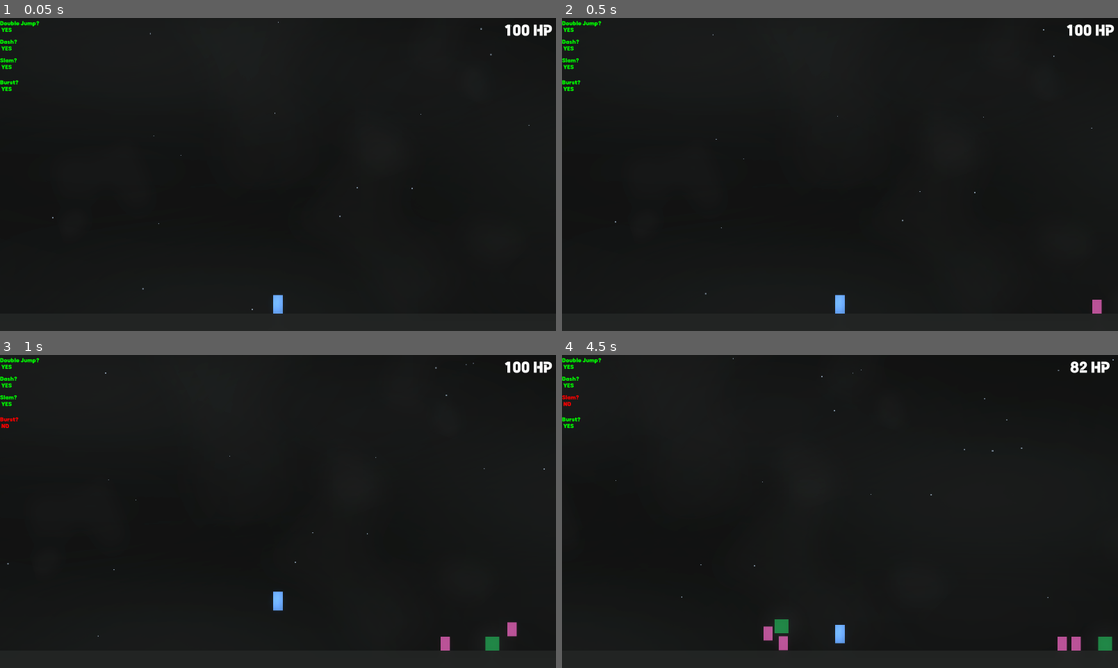
Above: before the commit, frames 1-4 (two rows, left to right).
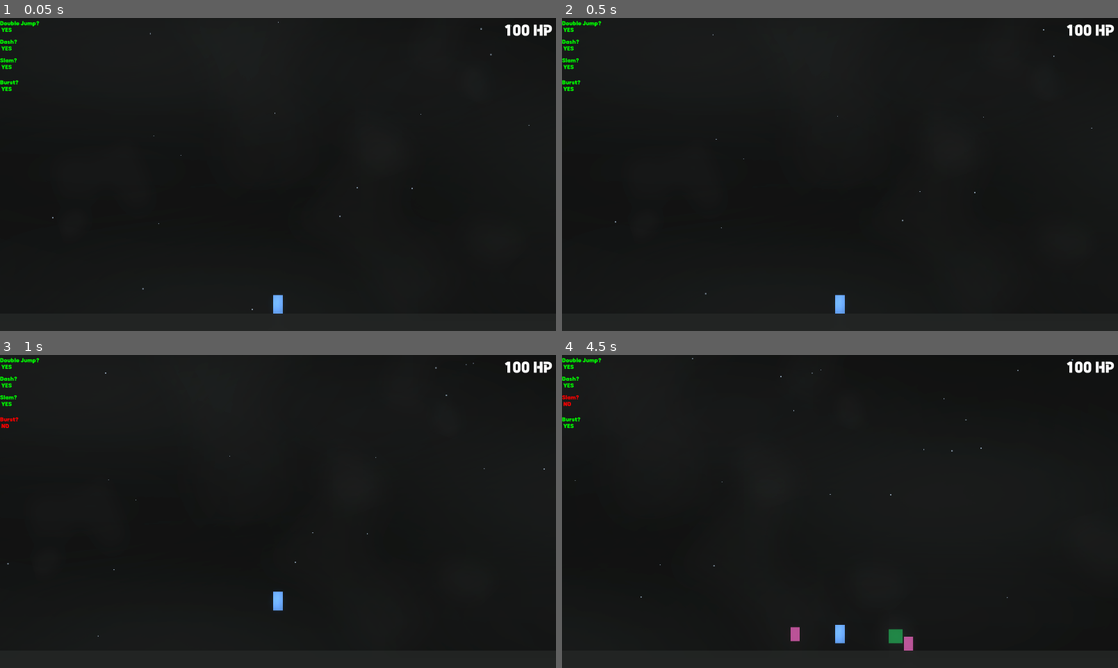
Above: after the commit, the same moments.

Repository: HeroHunterIguess/untitled-wip-game
Game: Godot game, scene res://scenes/worlds/main_world.tscn
The game is run twice, just before and just after one commit, with the same random seed, the same clock (stepped at 60 frames per second) and the same inputs. The engine's default icon, where the game draws it, is replaced by a stand-in: a white triangle on a blue panel in a dark square.
Inputs (mouse positions are in pixels of both pictures, inside the frame that each line leads up to):
- Up to frame 1 (0.05 s): no input
- Up to frame 2 (0.5 s): no input
- Up to frame 3 (1 s): move the mouse to (400, 495) at 0.52 s; hold D (right) from 0.53 s (still down); tap Q (burst) at 0.6 s; tap Space (double jump) at 0.77 s
- Up to frame 4 (4.5 s): move the mouse to (728, 527) at 1.27 s; tap E (air_freeze) at 1.35 s; tap Space (double jump) at 1.52, 3.02, 3.77 s; tap Q (burst) at 1.55, 2.1, 3.05, 3.8 s; move the mouse to (895, 442) at 2.02 s; release D (right) at 2.03 s; hold A (left) 2.03-2.78 s; move the mouse to (812, 574) at 2.77 s; hold D (right) 2.78-4.28 s; tap Shift (dash) at 2.85 s; move the mouse to (1006, 558) at 3.52 s; right-click (1006, 558) at 3.6 s; move the mouse to (673, 464) at 4.27 s; hold A (left) from 4.28 s (still down); tap F (ground_slam) at 4.35 s

Frame 1 is identical in both runs. In frame 2, less than 0.1% of the frame differs, in the area x 95-98%, y 90-95%; in frame 3, 0.3%; in frame 4, 1.1%, in the area x 2-100%, y 0-95%.

Commit message:
fix camera movement & enemy spawning

Diff:
--- a/scripts/game/burst_enemy.gd
+++ b/scripts/game/burst_enemy.gd
@@ -55,10 +55,11 @@
 
 # spawn in burst attack if player is near
 func _on_burst_range_area_entered(area: Area2D) -> void:
-	if burst_timer <= 0 && area.get_parent().is_in_group("player") && not data.slamming:
+	if burst_timer <= 0 && area.get_parent().is_in_group("player") && !data.slamming && health > 0:
 		burst_timer = BURST_COOLDOWN
 
 		var burst = burst_preload.instantiate()
-		add_child(burst)
+
+		call_deferred("add_child", burst)
 
 		burst.global_position = self.global_position
--- a/scripts/game/game_control.gd
+++ b/scripts/game/game_control.gd
@@ -10,7 +10,7 @@
 
 
 func set_location(object):
-	var screen_width = get_viewport().size.x
+	var screen_width = get_viewport_rect().size.x
 	var left_location = $Camera2D.global_position.x - (screen_width - 250)
 	var right_location = $Camera2D.global_position.x + (screen_width + 250)
 
--- a/scripts/game/player.gd
+++ b/scripts/game/player.gd
@@ -158,10 +158,10 @@
 	get_parent().get_node("Camera2D").global_position.x = self.global_position.x
 
 	# lock camera at screen edges
-	if (get_viewport().size.x / 2) + self.global_position.x > 5000:
-		get_parent().get_node("Camera2D").global_position.x = 5000 - get_viewport().size.x / 2
-	if self.global_position.x - (get_viewport().size.x / 2) < 0:
-		get_parent().get_node("Camera2D").global_position.x = get_viewport().size.x / 2
+	if (get_viewport_rect().size.x / 2) + self.global_position.x > 5000:
+		get_parent().get_node("Camera2D").global_position.x = 5000 - get_viewport_rect().size.x / 2
+	if self.global_position.x - (get_viewport_rect().size.x / 2) < 0:
+		get_parent().get_node("Camera2D").global_position.x = get_viewport_rect().size.x / 2
 
 
 	# check if player dies
--- a/scripts/objects/health_pickup.gd
+++ b/scripts/objects/health_pickup.gd
@@ -1,7 +1,6 @@
 extends Area2D
 
 const HEALING = 7
-
 
 func _on_area_entered(area: Area2D) -> void:
 	if area.is_in_group("player"):
